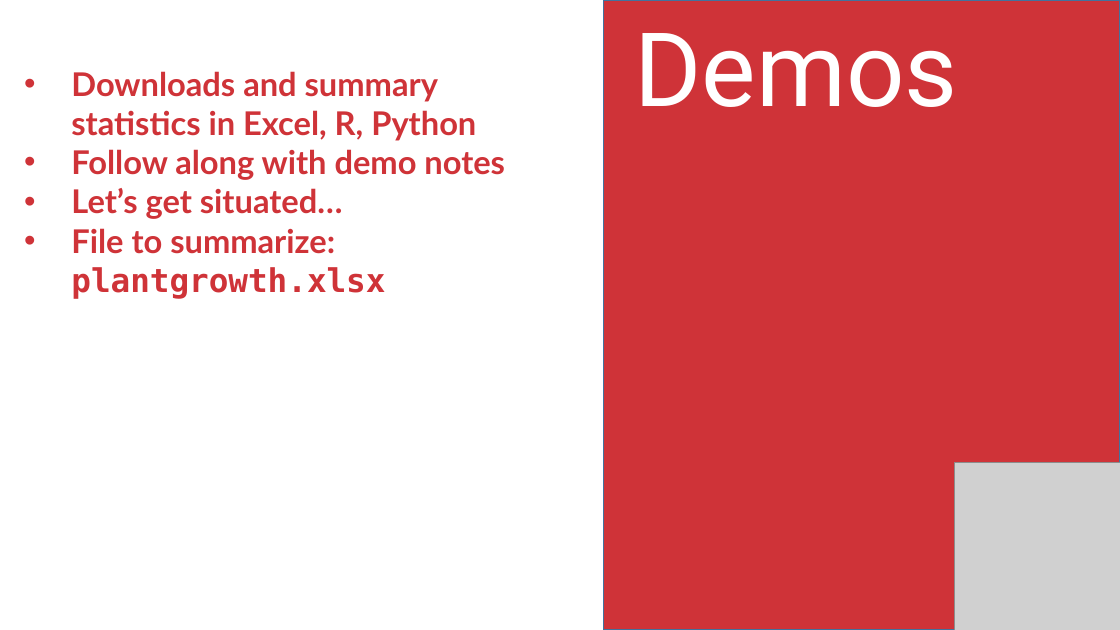
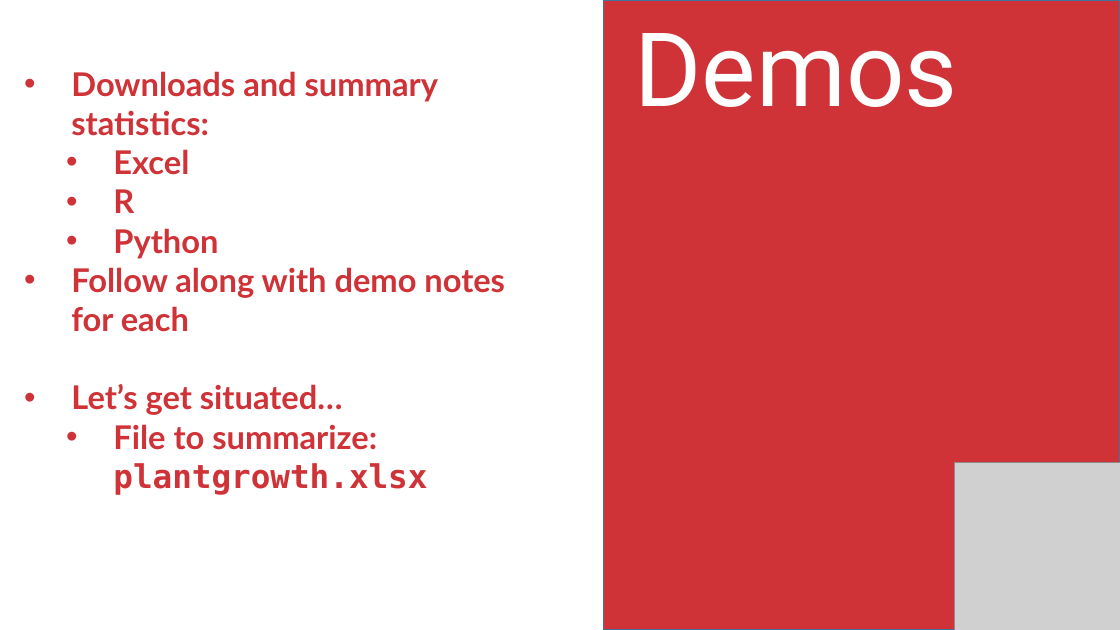
Before and after one commit to stringfestdata/aina-getting-started, a slide deck: slide 6 of aina-getting-started.pptx (slide 5 before the commit). Drawn at 1120x630 pixels with LibreOffice and Linux fonts; fonts in the diff are those of the drawing; grey boxes stand for pictures. Boxes give left, top, right and bottom in pixels: in the first picture for what was removed or moved away, otherwise in the second. Text is boxed around its words. In the diff, an @@ line names an element or a change of style, - is before the commit and + after.

Commit message:
update slides

```diff
--- a/aina-getting-started.pptx
+++ b/aina-getting-started.pptx
@@ text at (71,71,505,332): text changed @@
-• Downloads and summary statistics in Excel, R, Python
-• Follow along with demo notes
+• Downloads and summary statistics:
+  • Excel
+  • R
+  • Python
+• Follow along with demo notes for each
@@ text at (113,424,377,450): list level 1 to 2 in "File to summarize: plantgrowth.xlsx" @@
```
Also in this commit, not shown: 2 other slides changed, 1 slide added, 3 other files.
